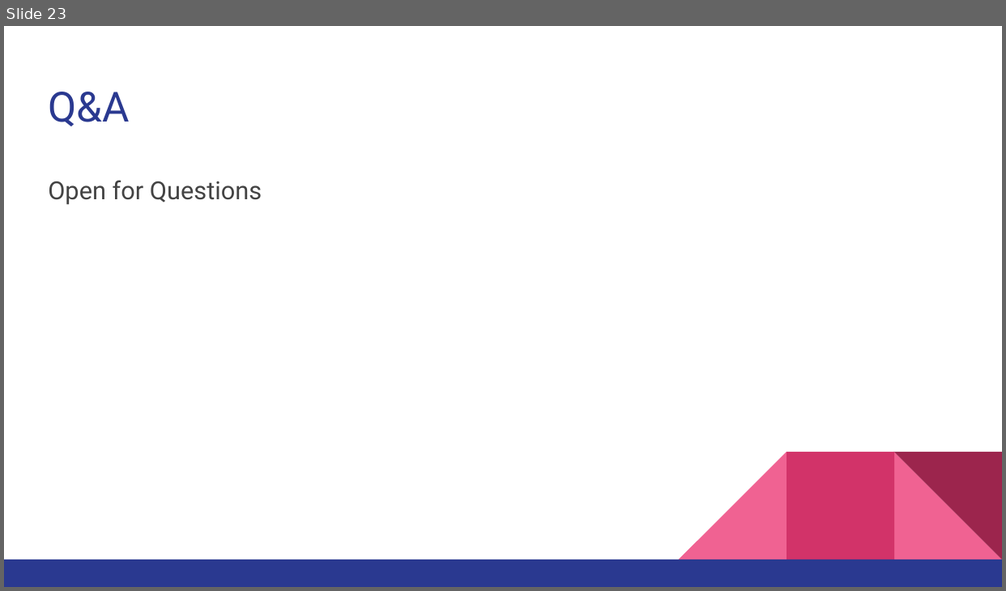
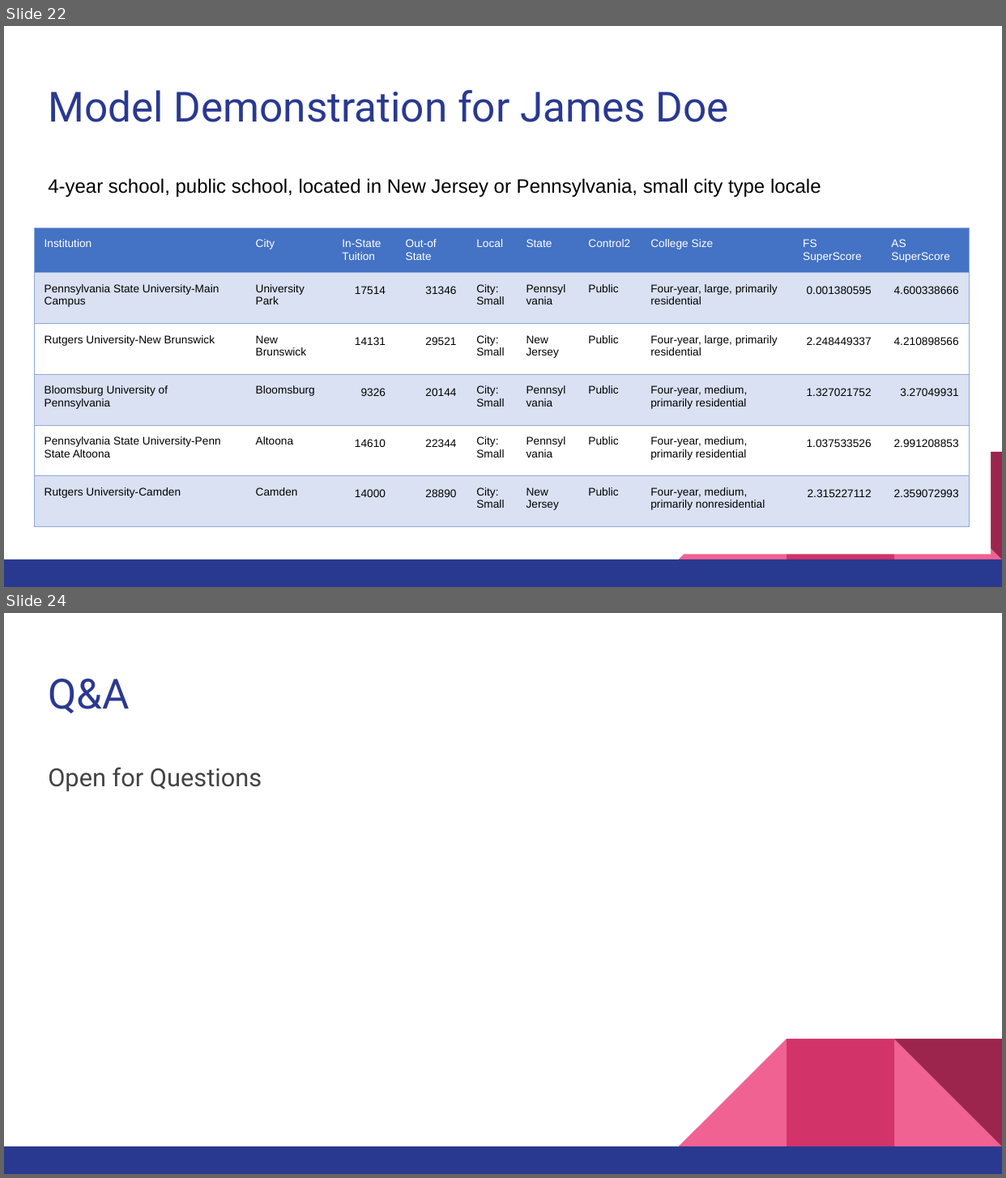
Before and after one commit to brooksrelyt/infm600, a slide deck: College Scorecard Analysis Project/College Selection Model Presentation.pptx. Shown one above the other, each under a label of ours: slide 23 before the commit, slides 22 and 24 after it; the slides between them are not shown. The pictures are 1006x591 and 1006x1178 pixels, drawn with LibreOffice and Linux fonts; fonts in the diff are those of the drawing. Boxes give left, top, right and bottom in pixels: in the first picture for what was removed or moved away, otherwise in the second. Text is boxed around its words. In the diff, an @@ line names an element or a change of style, - is before the commit and + after.

```diff
--- a/College Scorecard Analysis Project/College Selection Model Presentation.pptx
+++ b/College Scorecard Analysis Project/College Selection Model Presentation.pptx
@@ slide 22 added at [4,26,1002,587], background #FFFFFF; not listed: 5 template elements that a slide beside it also shows @@
@@ title added at [48,90,729,122], 30 pt, text #2A3990 @@
+Model Demonstration for James Doe
@@ text added at [48,178,821,197], 14 pt, text #000000 @@
+4-year school, public school, located in New Jersey or Pennsylvania, small city type locale
@@ rectangle added at [13,203,991,555], fill #FFFFFF @@
@@ table added at [34,228,969,529], 6 rows, 10 columns @@
+Institution | City | In-State Tuition | Out-of State | Local | State | Control2 | College Size | FS SuperScore | AS SuperScore
+Pennsylvania State University-Main Campus | University Park | 17514 | 31346 | City: Small | Pennsylvania | Public | Four-year, large, primarily residential | 0.001380595 | 4.600338666
+Rutgers University-New Brunswick | New Brunswick | 14131 | 29521 | City: Small | New Jersey | Public | Four-year, large, primarily residential | 2.248449337 | 4.210898566
+Bloomsburg University of Pennsylvania | Bloomsburg | 9326 | 20144 | City: Small | Pennsylvania | Public | Four-year, medium, primarily residential | 1.327021752 | 3.27049931
+Pennsylvania State University-Penn State Altoona | Altoona | 14610 | 22344 | City: Small | Pennsylvania | Public | Four-year, medium, primarily residential | 1.037533526 | 2.991208853
+Rutgers University-Camden | Camden | 14000 | 28890 | City: Small | New Jersey | Public | Four-year, medium, primarily nonresidential | 2.315227112 | 2.359072993
@@ what was slide 23 is now slide 24 @@
```
Also in this commit, not shown: 12 slides changed, 4 other slides added, 4 slides removed.
